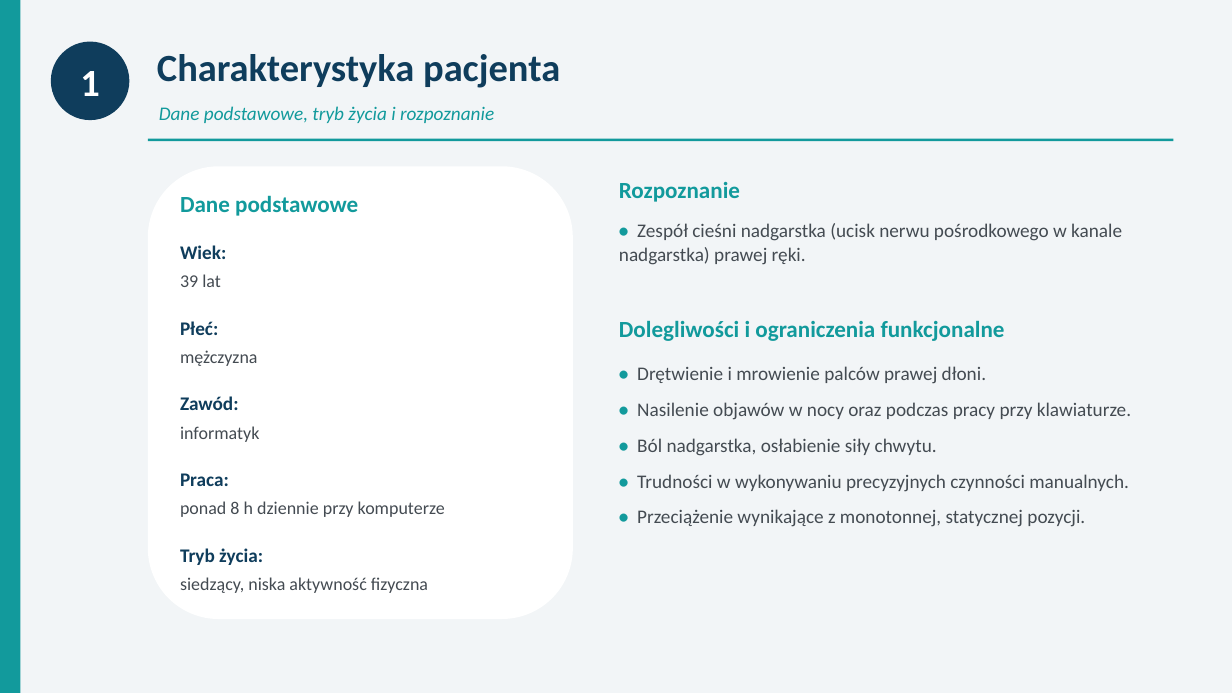
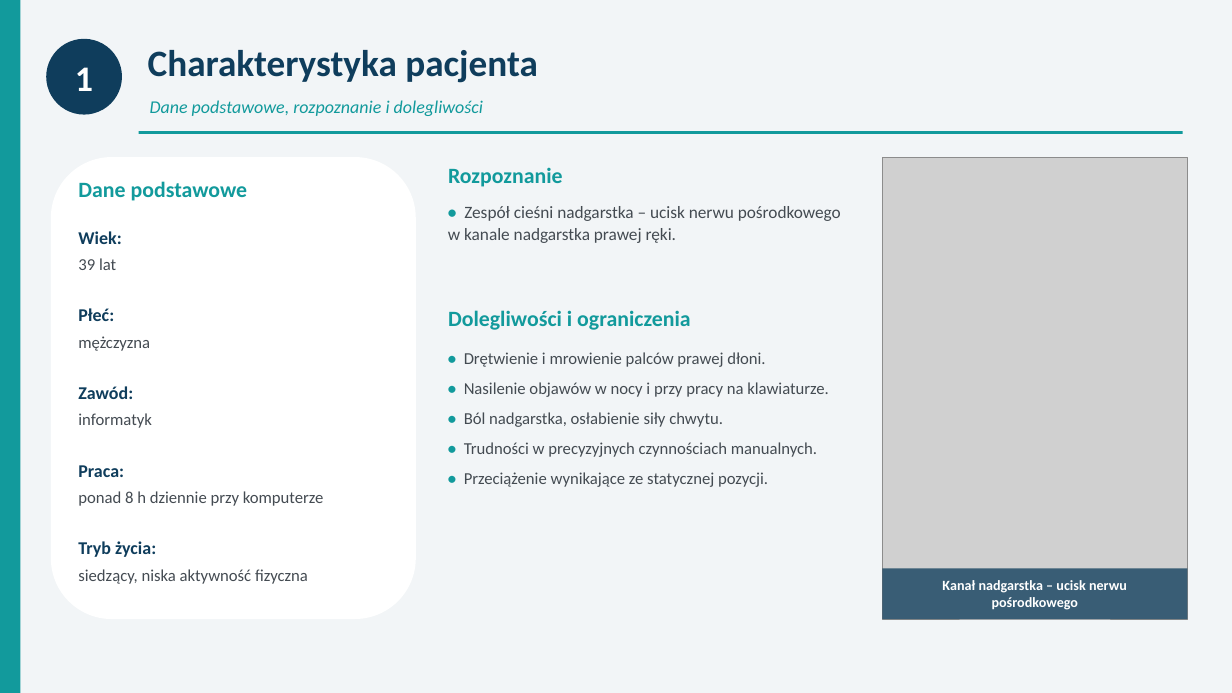
Before and after one commit to ernestkurdziel-max/eqwdfqae, a slide deck: slide 3 of Zespol_ciesni_nadgarstka_prezentacja.pptx. Drawn at 1232x693 pixels with LibreOffice and Linux fonts; fonts in the diff are those of the drawing; grey boxes stand for pictures. Boxes give left, top, right and bottom in pixels: in the first picture for what was removed or moved away, otherwise in the second. Text is boxed around its words. In the diff, an @@ line names an element or a change of style, - is before the commit and + after.

```diff
--- a/Zespol_ciesni_nadgarstka_prezentacja.pptx
+++ b/Zespol_ciesni_nadgarstka_prezentacja.pptx
@@ ellipse "1": place and size @@
-ellipse "1" at bbox=[51, 42, 129, 120]
+ellipse "1" at bbox=[46, 39, 122, 115]
@@ ellipse "1" at bbox=[46, 39, 122, 115]: size 30 to 28 pt @@
@@ text "Charakterystyka pacjenta": place and size @@
-text "Charakterystyka pacjenta" at bbox=[157, 54, 560, 88]
+text "Charakterystyka pacjenta" at bbox=[148, 50, 538, 83]
@@ text "Charakterystyka pacjenta" at bbox=[148, 50, 538, 83]: size 30 to 29 pt @@
@@ text at bbox=[150, 100, 483, 116]: text changed; size 15 to 14 pt @@
-Dane podstawowe, tryb życia i rozpoznanie
+Dane podstawowe, rozpoznanie i dolegliwości
@@ rectangle: place and size @@
-rectangle at bbox=[148, 139, 1174, 141]
+rectangle at bbox=[139, 131, 1183, 134]
@@ rounded rectangle: place and size @@
-rounded rectangle at bbox=[148, 166, 573, 619]
+rounded rectangle at bbox=[51, 157, 416, 619]
@@ text "Dane podstawowe": place and size @@
-text "Dane podstawowe" at bbox=[180, 195, 358, 216]
+text "Dane podstawowe" at bbox=[78, 181, 248, 201]
@@ text "Dane podstawowe" at bbox=[78, 181, 248, 201]: size 18 to 17 pt @@
@@ text "Rozpoznanie" at bbox=[448, 167, 563, 187]: size 18 to 17 pt @@
@@ text "Rozpoznanie": place and size @@
-text "Rozpoznanie" at bbox=[619, 182, 740, 202]
+text "Rozpoznanie" at bbox=[448, 167, 563, 187]
@@ picture added at bbox=[883, 157, 1188, 619] @@
@@ text at bbox=[448, 206, 841, 243]: text changed; size 15 to 13.5 pt @@
-• Zespół cieśni nadgarstka (ucisk nerwu pośrodkowego w kanale nadgarstka) prawej ręki.
+• Zespół cieśni nadgarstka – ucisk nerwu pośrodkowego w kanale nadgarstka prawej ręki.
@@ size 15 to 14 pt in 5 elements at bbox=[78, 541, 156, 557], bbox=[78, 465, 124, 477], bbox=[78, 386, 133, 399], bbox=[78, 308, 114, 321], bbox=[78, 231, 121, 244] @@
@@ text "Wiek:": place and size @@
-text "Wiek:" at bbox=[180, 245, 226, 259]
+text "Wiek:" at bbox=[78, 231, 121, 244]
@@ size 14 to 13 pt in 5 elements at bbox=[78, 569, 308, 584], bbox=[78, 491, 324, 506], bbox=[78, 413, 152, 428], bbox=[78, 336, 150, 351], bbox=[78, 258, 116, 270] @@
@@ text "39 lat": place and size @@
-text "39 lat" at bbox=[180, 274, 221, 287]
+text "39 lat" at bbox=[78, 258, 116, 270]
@@ text "Płeć:": place and size @@
-text "Płeć:" at bbox=[180, 321, 218, 335]
+text "Płeć:" at bbox=[78, 308, 114, 321]
@@ text "mężczyzna": place and size @@
-text "mężczyzna" at bbox=[180, 350, 258, 366]
+text "mężczyzna" at bbox=[78, 336, 150, 351]
@@ text at bbox=[448, 310, 691, 330]: text changed; size 18 to 17 pt @@
-Dolegliwości i ograniczenia funkcjonalne
+Dolegliwości i ograniczenia
@@ text "• Drętwienie i mrowienie palców ...": place and size @@
-text "• Drętwienie i mrowienie palców ..." at bbox=[637, 366, 1131, 527]
+text "• Drętwienie i mrowienie palców ..." at bbox=[464, 352, 829, 487]
@@ text at bbox=[464, 352, 765, 427]: size 15 to 13 pt in "• Drętwienie i mrowienie palców prawej dłoni.", "• Ból nadgarstka, osłabienie siły chwytu."; less space between paragraphs @@
@@ text "Zawód:": place and size @@
-text "Zawód:" at bbox=[180, 396, 239, 410]
+text "Zawód:" at bbox=[78, 386, 133, 399]
@@ text at bbox=[464, 382, 829, 397]: text changed; size 15 to 13 pt @@
-• Nasilenie objawów w nocy oraz podczas pracy przy klawiaturze.
+• Nasilenie objawów w nocy i przy pracy na klawiaturze.
@@ text "informatyk": place and size @@
-text "informatyk" at bbox=[180, 426, 260, 442]
+text "informatyk" at bbox=[78, 413, 152, 428]
@@ text at bbox=[464, 442, 817, 487]: text changed; size 15 to 13 pt @@
-• Trudności w wykonywaniu precyzyjnych czynności manualnych.
-• Przeciążenie wynikające z monotonnej, statycznej pozycji.
+• Trudności w precyzyjnych czynnościach manualnych.
+• Przeciążenie wynikające ze statycznej pozycji.
@@ text "Praca:": place and size @@
-text "Praca:" at bbox=[180, 473, 229, 486]
+text "Praca:" at bbox=[78, 465, 124, 477]
@@ text "ponad 8 h dziennie przy ...": place and size @@
-text "ponad 8 h dziennie przy ..." at bbox=[180, 501, 445, 517]
+text "ponad 8 h dziennie przy ..." at bbox=[78, 491, 324, 506]
@@ text "Tryb życia:": place and size @@
-text "Tryb życia:" at bbox=[180, 548, 263, 565]
+text "Tryb życia:" at bbox=[78, 541, 156, 557]
@@ text "siedzący, niska aktywność fizyczna": place and size @@
-text "siedzący, niska aktywność fizyczna" at bbox=[180, 577, 428, 593]
+text "siedzący, niska aktywność fizyczna" at bbox=[78, 569, 308, 584]
@@ rectangle added at bbox=[883, 568, 1188, 619], fill #0F3D5C at 78% opacity @@
@@ text added at bbox=[942, 580, 1127, 610], 11 pt, text #FFFFFF, bold @@
+Kanał nadgarstka – ucisk nerwu pośrodkowego
```
Also in this commit, not shown: 11 other slides changed, 3 slides added, 1 slide removed, 11 other files.
